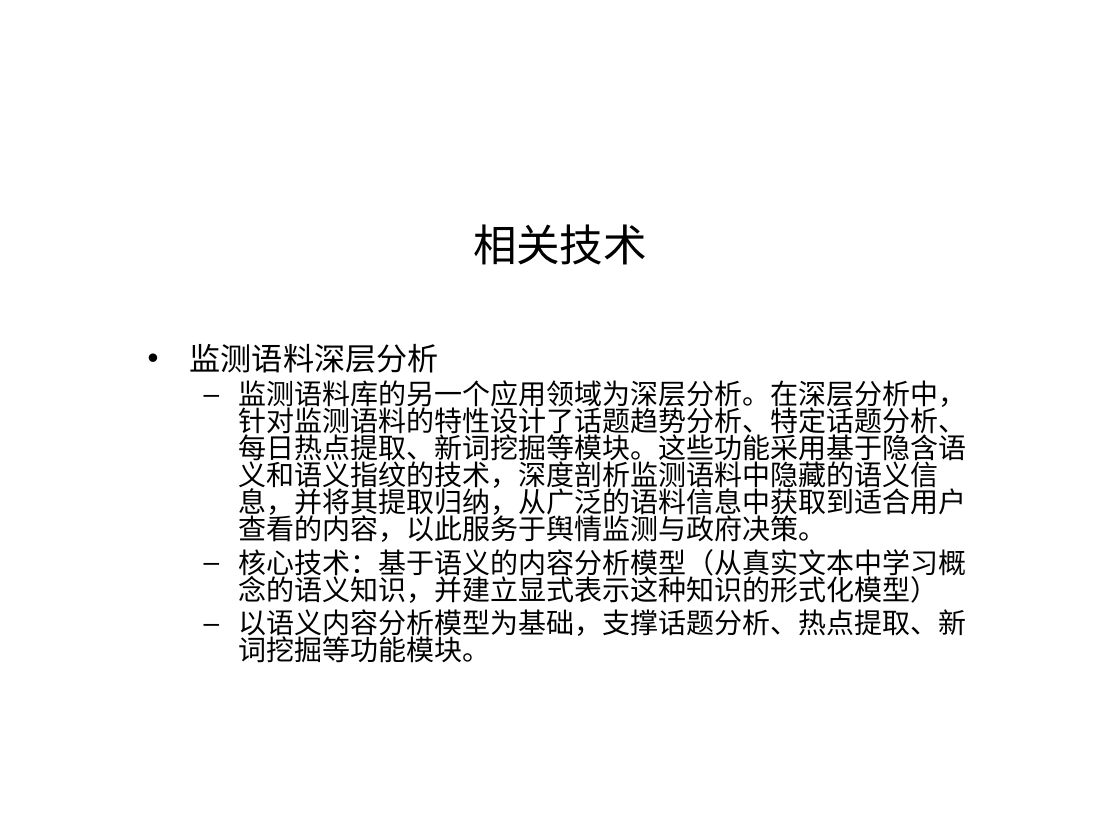
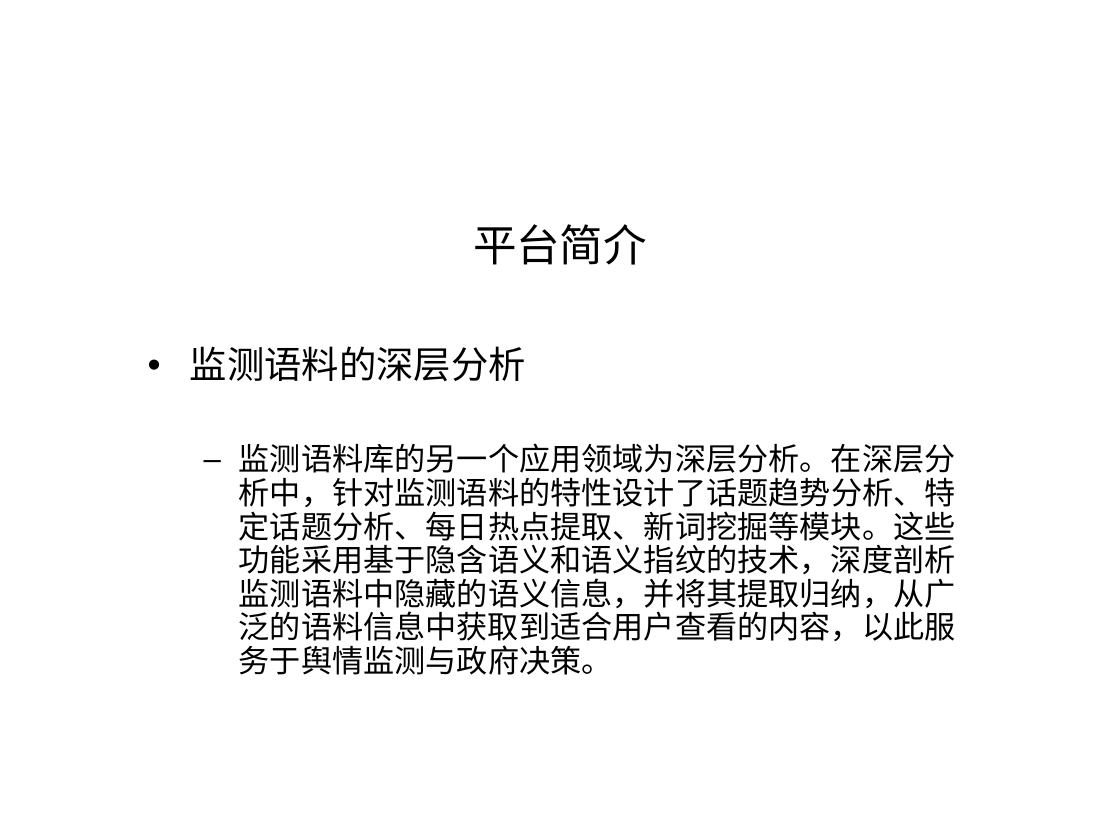
Before and after one commit to shqcandy/Report, a slide deck: slide 14 of 报告_v1.ppt (slide 7 before the commit). Drawn at 1120x840 pixels with LibreOffice and Linux fonts; fonts in the diff are those of the drawing; background and template pictures are left out. Boxes give left, top, right and bottom in pixels: in the first picture for what was removed or moved away, otherwise in the second. Text is boxed around its words. In the diff, an @@ line names an element or a change of style, - is before the commit and + after.

```diff
--- a/报告_v1.ppt
+++ b/报告_v1.ppt
@@ title at [473,224,647,265]: text changed @@
-相关技术
+平台简介
@@ text at [190,346,526,381]: text changed; size 20 to 24 pt @@
-• 监测语料深层分析
+• 监测语料的深层分析
@@ text at [239,443,956,675]: size 18 to 20 pt; line spacing 0.8 to 0.9 @@
@@ text at [239,549,967,663]: paragraphs removed @@
-  – 核心技术：基于语义的内容分析模型（从真实文本中学习概念的语义知识，并建立显式表示这种知识的形式化模型）
-  – 以语义内容分析模型为基础，支撑话题分析、热点提取、新词挖掘等功能模块。
```
Also in this commit, not shown: 9 other slides changed, 10 slides added, 22 slides removed, 22 other files.
